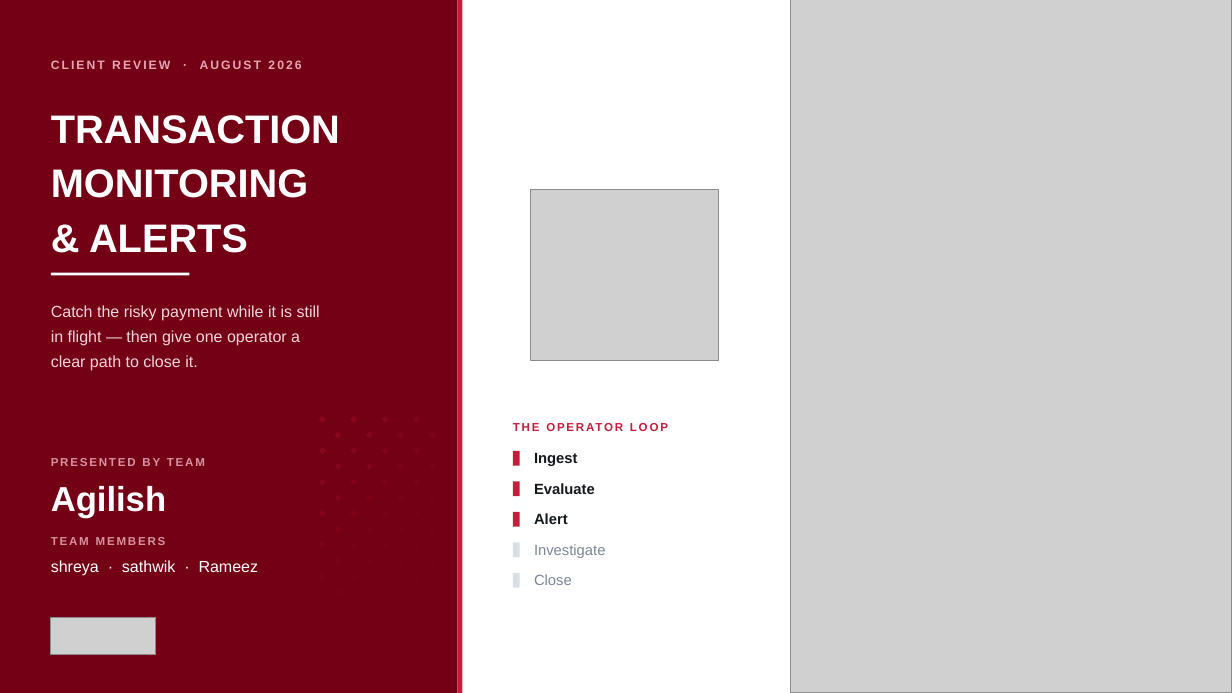
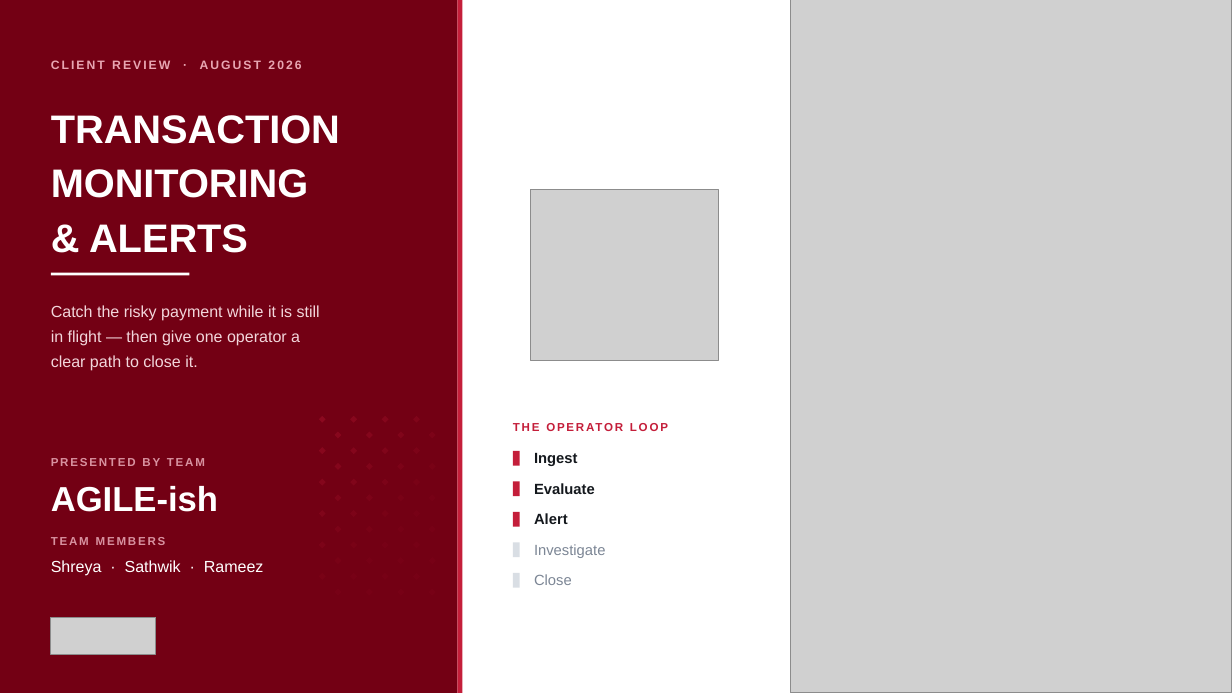
Before and after one commit to IamUsike/democd, a slide deck: slide 1 of FINAL-PRESENTATION.pptx. Drawn at 1232x693 pixels with LibreOffice and Linux fonts; fonts in the diff are those of the drawing; grey boxes stand for pictures. Boxes give left, top, right and bottom in pixels: in the first picture for what was removed or moved away, otherwise in the second. Text is boxed around its words. In the diff, an @@ line names an element or a change of style, - is before the commit and + after.

```diff
--- a/FINAL-PRESENTATION.pptx
+++ b/FINAL-PRESENTATION.pptx
@@ text at [51, 486, 218, 512]: text changed @@
-Agilish
+AGILE-ish
@@ text at [51, 560, 264, 576]: text changed @@
-shreya · sathwik · Rameez
+Shreya · Sathwik · Rameez
```
Also in this commit, not shown: 4 other slides changed, 1 slide added, 1 slide removed, 1 other file.
